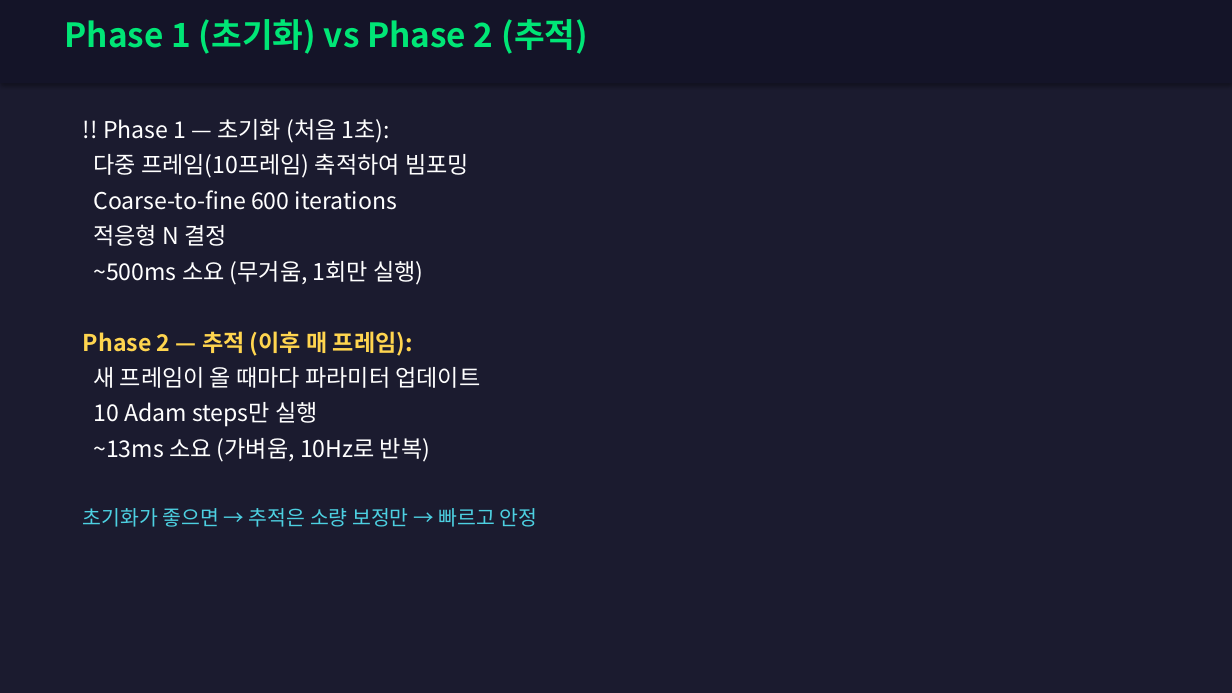
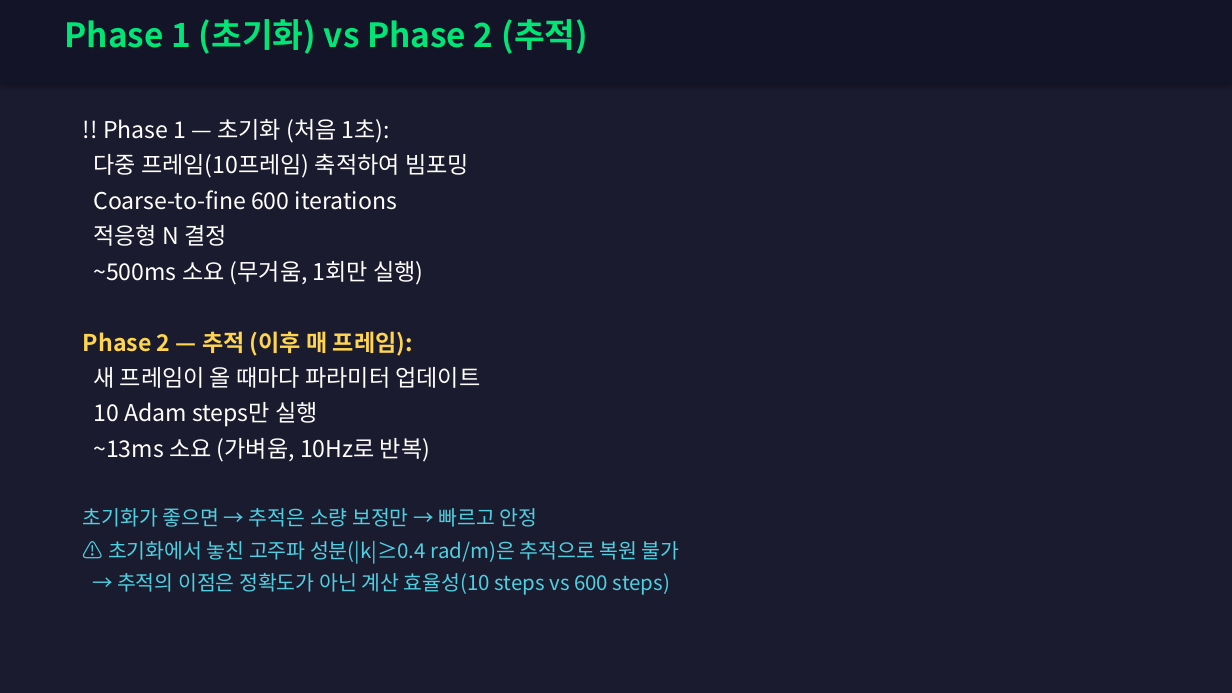
Before and after one commit to SAEYONGPARK94/wavesplat, a slide deck: slide 69 of wavesplat/docs/WaveSplat_Algorithm_Guide.pptx. Drawn at 1232x693 pixels with LibreOffice and Linux fonts; fonts in the diff are those of the drawing. Boxes give left, top, right and bottom in pixels: in the first picture for what was removed or moved away, otherwise in the second. Text is boxed around its words. In the diff, an @@ line names an element or a change of style, - is before the commit and + after.

```diff
--- a/wavesplat/docs/WaveSplat_Algorithm_Guide.pptx
+++ b/wavesplat/docs/WaveSplat_Algorithm_Guide.pptx
@@ text at [83, 508, 680, 595]: text changed @@
-초기화가 좋으면 → 추적은 소량 보정만 → 빠르고 안정
+초기화가 좋으면 → 추적은 소량 보정만 → 빠르고 안정
+⚠ 초기화에서 놓친 고주파 성분(|k|≥0.4 rad/m)은 추적으로 복원 불가
+→ 추적의 이점은 정확도가 아닌 계산 효율성(10 steps vs 600 steps)
```
Also in this commit, not shown: 1 other file.
